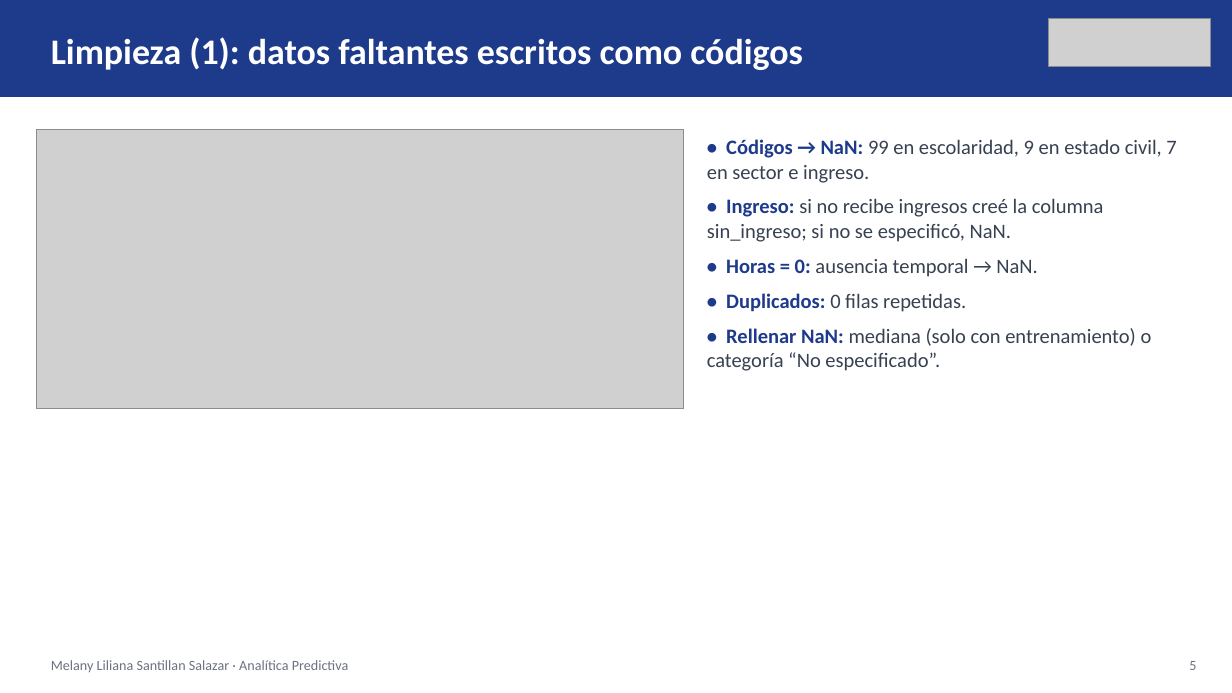
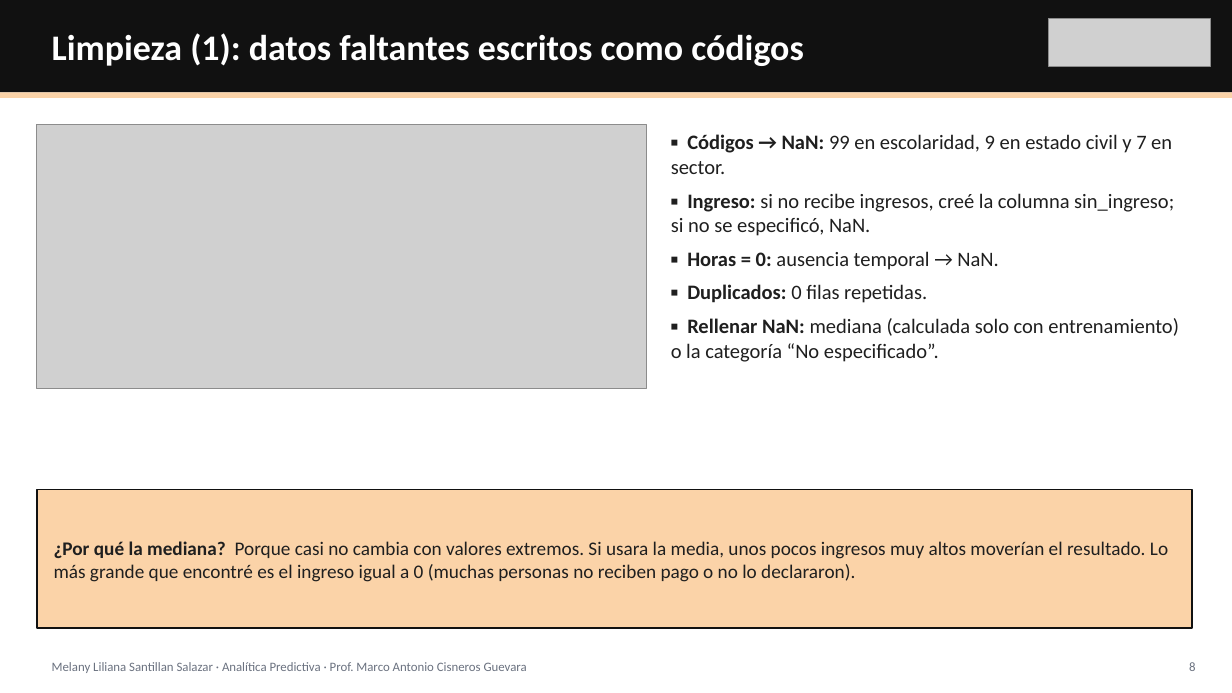
Before and after one commit to ivxnwww/Polymarket-UP-DOWN-5m, a slide deck: slide 8 of proyecto_enoe/Presentacion_Proyecto_ENOE.pptx (slide 5 before the commit). Drawn at 1232x693 pixels with LibreOffice and Linux fonts; fonts in the diff are those of the drawing; grey boxes stand for pictures. Boxes give left, top, right and bottom in pixels: in the first picture for what was removed or moved away, otherwise in the second. Text is boxed around its words. In the diff, an @@ line names an element or a change of style, - is before the commit and + after.

```diff
--- a/proyecto_enoe/Presentacion_Proyecto_ENOE.pptx
+++ b/proyecto_enoe/Presentacion_Proyecto_ENOE.pptx
@@ rectangle: place and size @@
-rectangle at [0, 0, 1232, 97]
+rectangle at [0, 0, 1232, 92]
@@ rectangle at [0, 0, 1232, 92]: fill #1E3A8A to #111111 @@
@@ text "Limpieza (1): datos faltantes escritos ..." at [52, 33, 803, 66]: less space between paragraphs @@
@@ rectangle added at [0, 92, 1232, 98], fill #FBD3A8 @@
@@ picture: place and size @@
-picture at [37, 129, 684, 409]
+picture at [37, 125, 647, 388]
@@ text at [671, 134, 1179, 362]: text changed; text colour #374151 to #1F1F1F @@
-• Códigos → NaN: 99 en escolaridad, 9 en estado civil, 7 en sector e ingreso.
-• Ingreso: si no recibe ingresos creé la columna sin_ingreso; si no se especificó, NaN.
-• Horas = 0: ausencia temporal → NaN.
-• Duplicados: 0 filas repetidas.
-• Rellenar NaN: mediana (solo con entrenamiento) o categoría “No especificado”.
+▪ Códigos → NaN: 99 en escolaridad, 9 en estado civil y 7 en sector.
+▪ Ingreso: si no recibe ingresos, creé la columna sin_ingreso; si no se especificó, NaN.
+▪ Horas = 0: ausencia temporal → NaN.
+▪ Duplicados: 0 filas repetidas.
+▪ Rellenar NaN: mediana (calculada solo con entrenamiento) o la categoría “No especificado”.
@@ rectangle added at [37, 490, 1192, 628], fill #FBD3A8, outline #111111 1.25 pt @@
@@ text added at [54, 541, 1168, 582], 15 pt, text #1F1F1F @@
+¿Por qué la mediana? Porque casi no cambia con valores extremos. Si usara la media, unos pocos ingresos muy altos moverían el resultado. Lo más grande que encontré es el ingreso igual a 0 (muchas personas no reciben pago o no lo declararon).
@@ text at [52, 662, 527, 673]: text changed; size 11 to 10 pt @@
-Melany Liliana Santillan Salazar · Analítica Predictiva
+Melany Liliana Santillan Salazar · Analítica Predictiva · Prof. Marco Antonio Cisneros Guevara
@@ text removed at [1189, 661, 1196, 670] @@
-5
@@ text added at [1189, 662, 1195, 671], 10 pt, text #6B7280 @@
+8
```
Also in this commit, not shown: 13 other slides changed, 10 slides added, 3 slides removed, 23 other files.
